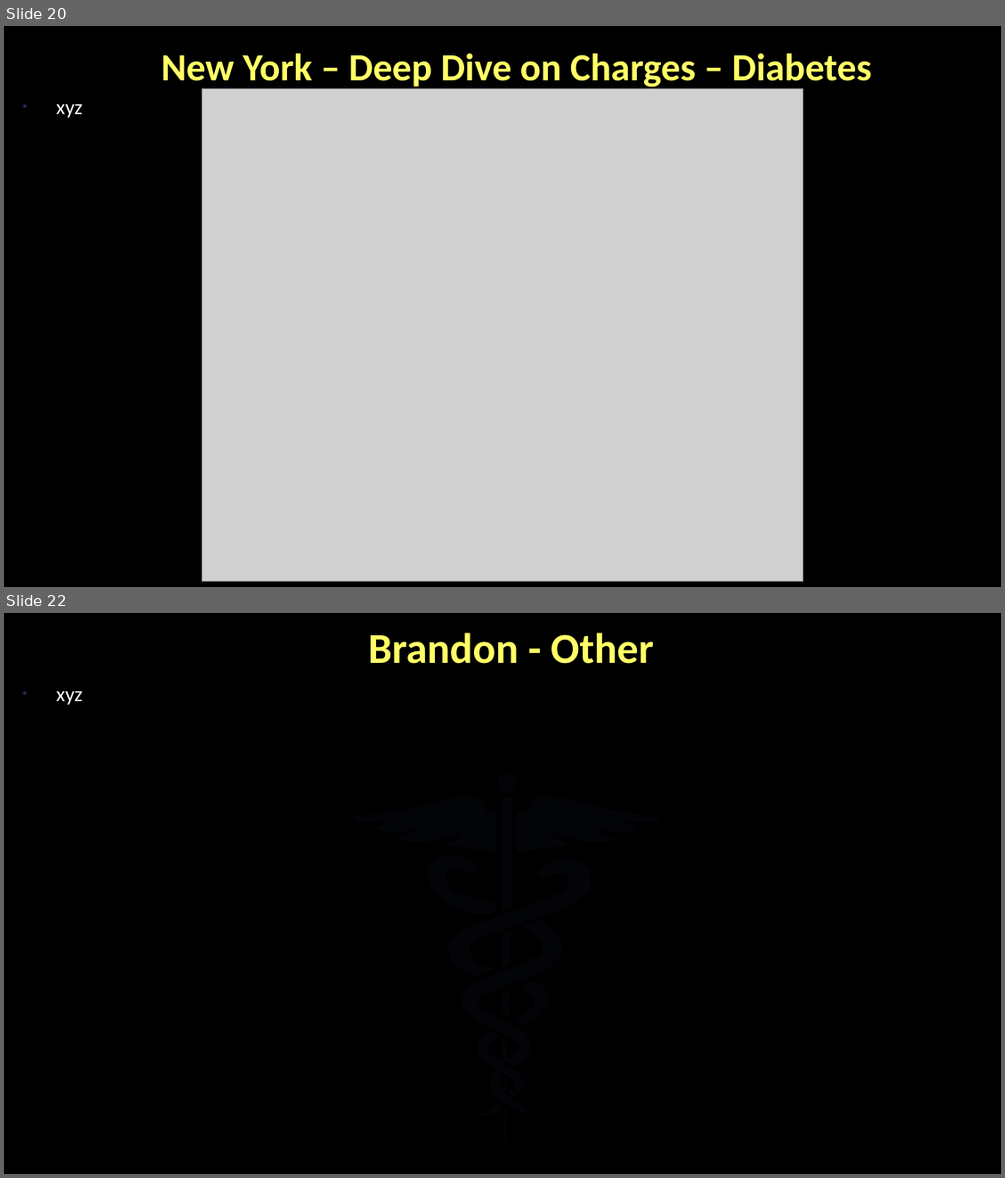
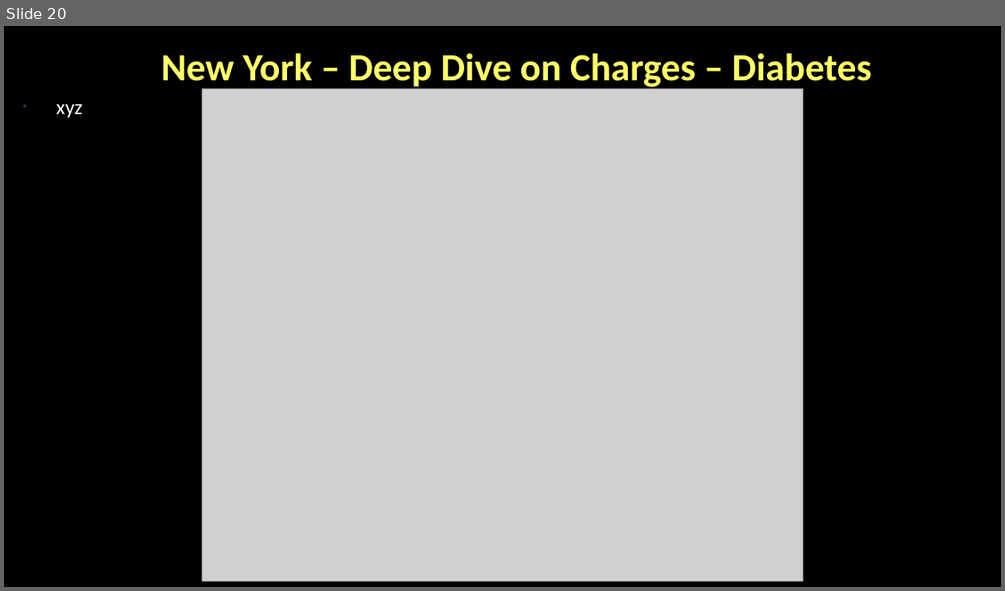
Before and after one commit to BrandinO771/viper_proj_1, a slide deck: _PRESENTATION/healthcare_cost_consitency5.pptx. Shown one above the other, each under a label of ours: slides 20 and 22 before the commit, slide 20 after it; the slides between them are not shown. The pictures are 1005x1178 and 1005x591 pixels, drawn with LibreOffice and Linux fonts; fonts in the diff are those of the drawing; grey boxes stand for pictures; background and template pictures are left out. Boxes give left, top, right and bottom in pixels: in the first picture for what was removed or moved away, otherwise in the second. Text is boxed around its words. In the diff, an @@ line names an element or a change of style, - is before the commit and + after.

```diff
--- a/_PRESENTATION/healthcare_cost_consitency5.pptx
+++ b/_PRESENTATION/healthcare_cost_consitency5.pptx
@@ slide 22 removed at (x1=4, y1=613, x2=1001, y2=1174), background picture (left out); not listed: 1 template element that a slide beside it also shows @@
@@ title removed at (x1=368, y1=633, x2=654, y2=664) @@
-Brandon - Other
@@ text removed at (x1=57, y1=691, x2=83, y2=705) @@
-• xyz
@@ group removed at (x1=353, y1=773, x2=661, y2=1116): 14 freeform shapes, 1 ellipse @@
```
Also in this commit, not shown: 5 slides changed, 3 slides added, 4 other slides removed, 31 other files.
